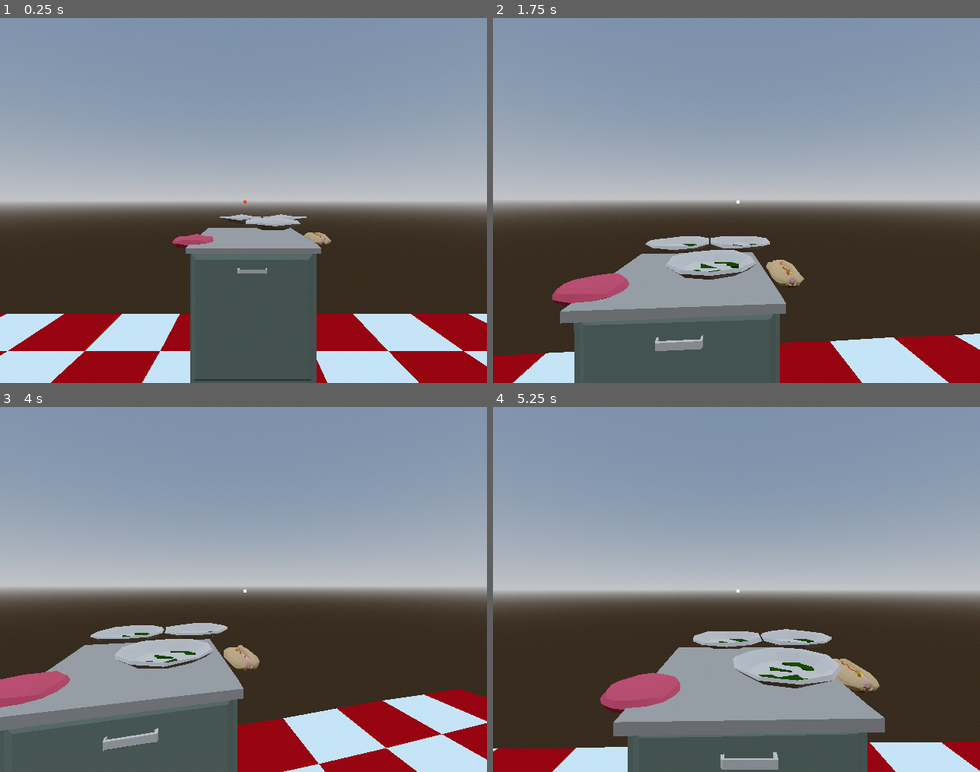
Above: before the commit, frames 1-4 (two rows, left to right).
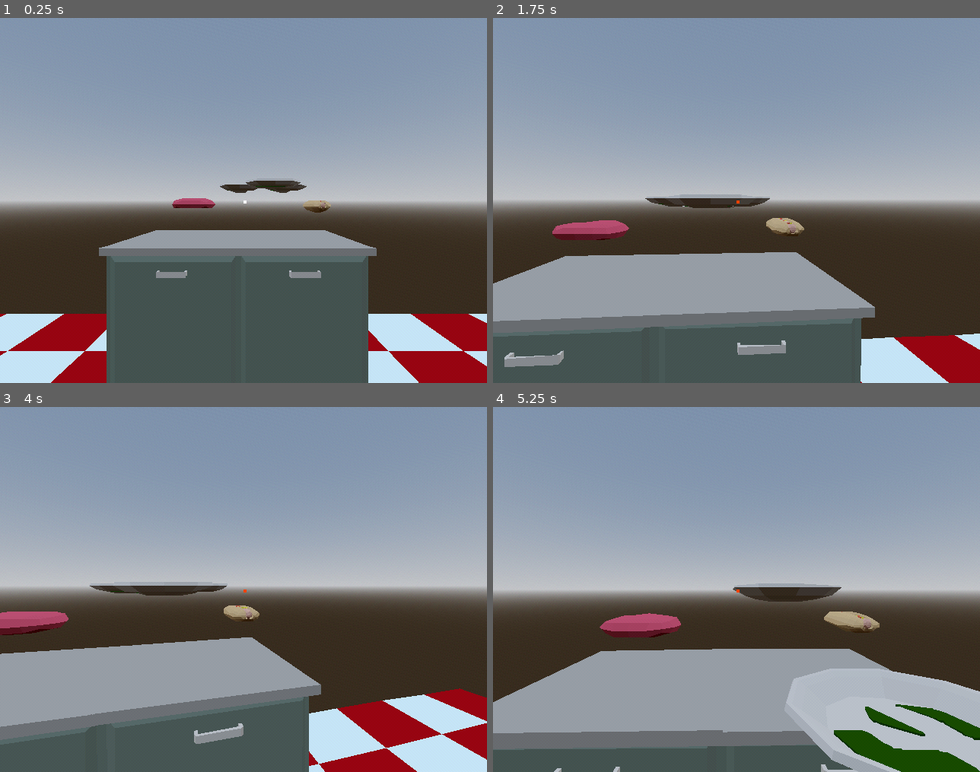
Above: after the commit, the same moments.

Repository: connor-lennox/DemoDisk
Game: Godot game, scene res://game.tscn
Same seed, same stepped clock (60 frames per second), same inputs: the game is played once before the commit and once after it.
Inputs (mouse positions are in pixels of both pictures, inside the frame that each line leads up to):
- Up to frame 1 (0.25 s): no input
- Up to frame 2 (1.75 s): move the mouse to (760, 200) at 0.52 s; hold Right (ui_right) 0.53-1.28 s; click (760, 200) at 0.6 s; move the mouse to (712, 200) at 1.27 s; hold Left (ui_left) from 1.28 s (still down); click (712, 200) at 1.35 s
- Up to frame 3 (4 s): move the mouse to (253, 582) at 2.02 s; release Left (ui_left) at 2.03 s; hold Right (ui_right) 2.03-3.53 s; click (253, 582) at 2.1 s; move the mouse to (238, 596) at 2.77 s; click (238, 596) at 2.85 s; tap Enter at 3.5 s; move the mouse to (282, 593) at 3.52 s; hold Left (ui_left) from 3.53 s (still down); click (282, 593) at 3.6 s
- Up to frame 4 (5.25 s): keep holding Left (ui_left); move the mouse to (697, 585) at 4.27 s; click (697, 585) at 4.35 s; move the mouse to (741, 589) at 5.02 s; click (741, 589) at 5.1 s

The runs differ from the first frame. In frame 1, 13% of the frame differs, in the area x 20-78%, y 44-100%; in frame 2, 17%; in frame 3, 12%; in frame 4, 25%, in the area x 0-100%, y 48-100%.

Commit message:
countertop holds items

Diff:
--- /dev/null
+++ b/nodes/objects/counter/counter.tscn
@@ -0,0 +1,14 @@
+[gd_scene load_steps=3 format=3 uid="uid://dkwyfpiptj64l"]
+
+[ext_resource type="PackedScene" uid="uid://wccr7kvvrsa" path="res://assets/restaurant/Kitchen_2Drawers.glb" id="1_d4g3h"]
+[ext_resource type="PackedScene" uid="uid://c2rgyfda25c45" path="res://nodes/objects/counter/counter_holder.tscn" id="2_ntucc"]
+
+[node name="Counter" type="Node3D"]
+
+[node name="Kitchen_2Drawers" parent="." instance=ExtResource("1_d4g3h")]
+
+[node name="CounterHolder" parent="." instance=ExtResource("2_ntucc")]
+transform = Transform3D(1, 0, 0, 0, 1, 0, 0, 0, 1, -0.210772, 1.63782, 0.291837)
+
+[node name="CounterHolder2" parent="." instance=ExtResource("2_ntucc")]
+transform = Transform3D(1, 0, 0, 0, 1, 0, 0, 0, 1, 0.235092, 1.63782, 0.291837)
--- /dev/null
+++ b/nodes/objects/counter/counter_holder.gd
@@ -0,0 +1,26 @@
+extends Area3D
+
+@onready var item_holder: Node3D = $"ItemHolder"
+var held_item: Item = null
+
+
+func interact(player: Player):
+	if player.currently_held_item == null && held_item != null:
+		_give_item_to_player(player)
+	elif player.currently_held_item != null && held_item == null:
+		_take_item_from_player(player)
+
+func _give_item_to_player(player: Player):
+	var item: Item = held_item
+	held_item = null
+	item.get_picked_up_by(player)
+
+func _take_item_from_player(player: Player):
+	var item = player.currently_held_item
+	print("%s placed a %s onto %s" % [player, item, self])
+	player.currently_held_item = null
+	item.reparent(item_holder)
+	held_item = item
+	var tween = get_tree().create_tween()
+	tween.tween_property(item, "position", Vector3.ZERO * 0.1, 0.5)
+	tween.parallel().tween_property(item, "rotation", Vector3.ZERO, 0.5)
--- /dev/null
+++ b/nodes/objects/counter/counter_holder.tscn
@@ -0,0 +1,21 @@
+[gd_scene load_steps=3 format=3 uid="uid://c2rgyfda25c45"]
+
+[ext_resource type="Script" path="res://nodes/objects/counter/counter_holder.gd" id="1_ejssp"]
+
+[sub_resource type="CylinderShape3D" id="CylinderShape3D_q3b47"]
+height = 0.1
+radius = 0.2
+
+[node name="CounterHolder" type="Area3D"]
+collision_layer = 2
+collision_mask = 0
+monitoring = false
+monitorable = false
+script = ExtResource("1_ejssp")
+
+[node name="CollisionShape3D" type="CollisionShape3D" parent="."]
+transform = Transform3D(1, 0, 0, 0, 1, 0, 0, 0, 1, 0, 0.05, 0)
+shape = SubResource("CylinderShape3D_q3b47")
+
+[node name="ItemHolder" type="Node3D" parent="."]
+transform = Transform3D(1, 0, 0, 0, 1, 0, 0, 0, 1, 0, 0.01, 0)
--- a/scenes/player_test_scene.tscn
+++ b/scenes/player_test_scene.tscn
@@ -4,11 +4,11 @@
 [ext_resource type="PackedScene" uid="uid://vi5ydb7g6j2x" path="res://nodes/player/player.tscn" id="1_ffqlx"]
 [ext_resource type="PackedScene" uid="uid://duxcdv8q4kaw" path="res://items/plate_item.tscn" id="2_nymif"]
 [ext_resource type="Script" path="res://nodes/station/station.gd" id="2_y0fa2"]
-[ext_resource type="PackedScene" uid="uid://wccr7kvvrsa" path="res://assets/restaurant/Kitchen_2Drawers.glb" id="3_kn5mr"]
 [ext_resource type="PackedScene" uid="uid://cmu31f6bsdcwm" path="res://assets/restaurant/Floor_Kitchen1.gltf" id="3_mse3d"]
 [ext_resource type="PackedScene" uid="uid://daex6ab5jturh" path="res://nodes/objects/sink/sink.tscn" id="4_xgdie"]
 [ext_resource type="PackedScene" uid="uid://dpirem0bs2mvd" path="res://items/food_item.tscn" id="4_y7cvn"]
 [ext_resource type="PackedScene" uid="uid://diatgfafcgk42" path="res://nodes/objects/oven/oven.tscn" id="6_hpc75"]
+[ext_resource type="PackedScene" uid="uid://dkwyfpiptj64l" path="res://nodes/objects/counter/counter.tscn" id="6_ieb1w"]
 
 [sub_resource type="ProceduralSkyMaterial" id="ProceduralSkyMaterial_mx8i0"]
 sky_horizon_color = Color(0.64625, 0.65575, 0.67075, 1)
@@ -30,19 +30,19 @@
 environment = SubResource("Environment_raqpb")
 
 [node name="PlateItem" parent="." instance=ExtResource("2_nymif")]
-transform = Transform3D(1, 0, 0, 0, 1, 0, 0, 0, 1, -0.0290978, 1.74297, -3.35696)
+transform = Transform3D(1, 0, 0, 0, 1, 0, 0, 0, 1, -0.0290978, 2.06553, -3.35696)
 
 [node name="PlateItem3" parent="." instance=ExtResource("2_nymif")]
-transform = Transform3D(1, 0, 0, 0, 1, 0, 0, 0, 1, 0.417726, 1.74297, -3.35696)
+transform = Transform3D(1, 0, 0, 0, 1, 0, 0, 0, 1, 0.417726, 2.06553, -3.35696)
 
 [node name="PlateItem2" parent="." instance=ExtResource("2_nymif")]
-transform = Transform3D(1, 0, 0, 0, 1, 0, 0, 0, 1, 0.226129, 1.74297, -2.8096)
+transform = Transform3D(1, 0, 0, 0, 1, 0, 0, 0, 1, 0.226129, 2.06553, -2.8096)
 
 [node name="TestItem2" parent="." instance=ExtResource("4_y7cvn")]
-transform = Transform3D(1, 0, 0, 0, 1, 0, 0, 0, 1, 0.717053, 1.62173, -3.23415)
+transform = Transform3D(1, 0, 0, 0, 1, 0, 0, 0, 1, 0.717053, 1.94429, -3.23415)
 
 [node name="TestItem4" parent="." instance=ExtResource("4_y7cvn")]
-transform = Transform3D(1, 0, 0, 0, 1, 0, 0, 0, 1, -0.424295, 1.62173, -2.95137)
+transform = Transform3D(1, 0, 0, 0, 1, 0, 0, 0, 1, -0.424295, 1.94429, -2.95137)
 
 [node name="Player" parent="." node_paths=PackedStringArray("stations") instance=ExtResource("1_ffqlx")]
 transform = Transform3D(1, 0, 0, 0, 1, 0, 0, 0, 1, 0, 1.83466, 0)
@@ -55,8 +55,11 @@
 [node name="PlayerPosition" type="Node3D" parent="Station0"]
 transform = Transform3D(1, 0, 0, 0, 1, 0, 0, 0, 1, 0, 2.11379, 1.78131)
 
-[node name="Kitchen_2Drawers" parent="Station0" instance=ExtResource("3_kn5mr")]
-transform = Transform3D(1, 0, 0, 0, 1, 0, 0, 0, 1, 0.0723205, 0, 0.27882)
+[node name="Counter" parent="Station0" instance=ExtResource("6_ieb1w")]
+transform = Transform3D(1, 0, 0, 0, 1, 0, 0, 0, 1, -0.539058, 0, 0.344252)
+
+[node name="Counter2" parent="Station0" instance=ExtResource("6_ieb1w")]
+transform = Transform3D(1, 0, 0, 0, 1, 0, 0, 0, 1, 0.460942, 0, 0.344252)
 
 [node name="Station1" type="Node3D" parent="."]
 transform = Transform3D(1.19249e-08, 0, -1, 0, 1, 0, 1, 0, 1.19249e-08, 3.30936, 2.38419e-07, 0.0156212)
